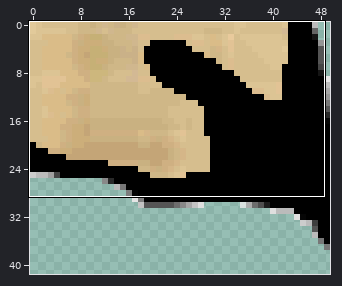
Two versions of one pixel-art sprite, BurningTouch-android/assets/forward_button.png. Above, an overview of the earlier version with the close-up marked.
Close-up. Before the edit:
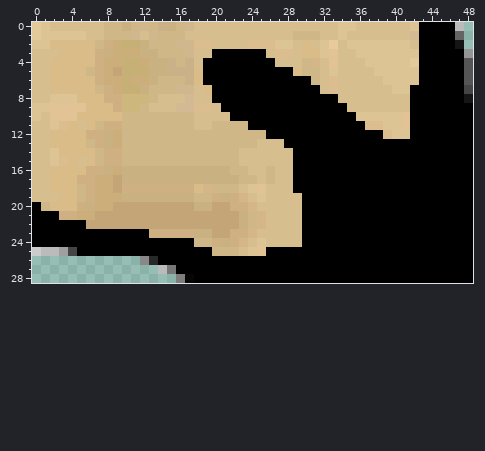
The file is 50x50 pixels. Colours within 5 levels of each other are drawn and written as one. Shown: x 0..48, y 0..28. The wide view leaves out empty margins.
After:
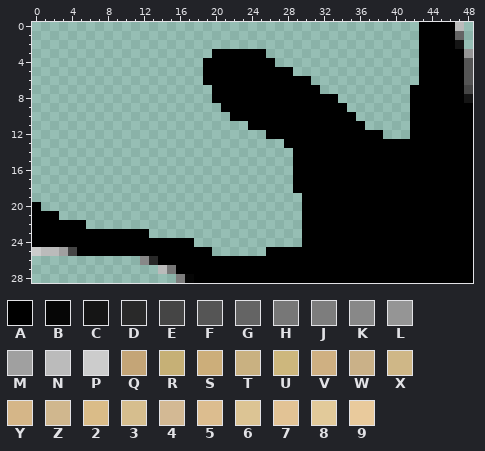
Palette (. is transparent): A #000000  B #060606  C #151515  D #292929  E #454545  F #555555  G #646464  H #777777  J #7d7d7d  K #888888  L #959595  M #a0a0a0  N #bbbbbb  P #cccccc  Q #c4a577  R #c6b076  S #ccae7a  T #c9b181  U #cdb77d  V #cfb082  W #cab188  X #cfb787  Y #d5b688  Z #d0b78e  2 #dabc88  3 #d6be8e  4 #d3b994  5 #dcbd8f  6 #dcc494  7 #e2c395  8 #e2ca9a  9 #e9ca9c
The edit:
Changed rows in their new state; - is an unchanged pixel.
first column x 0:
 0 ...........................................
 1 ...........................................
 2 ...........................................
 3 ....................------.................
 4 ...................--------................
 5 ...................----------..............
 6 ...................------------............
 7 ....................------------..........-
 8 ....................--------------........-
 9 .....................--------------.......-
10 ......................--------------......-
11 ........................-------------.....-
12 ..........................-------------...-
13 ............................---------------
14 .............................--------------
15 .............................--------------
16 .............................--------------
17 .............................--------------
18 .............................--------------
19 ..............................-------------
20 -.............................-------------
21 ---...........................-------------
22 ------........................-------------
23 -------------.................-------------
24 ------------------............-------------
25 --------------------......-----------------
Pixel boxes of the changes (left, top, right, bottom) in both close-ups:
erased: (32, 22, 419, 256)
